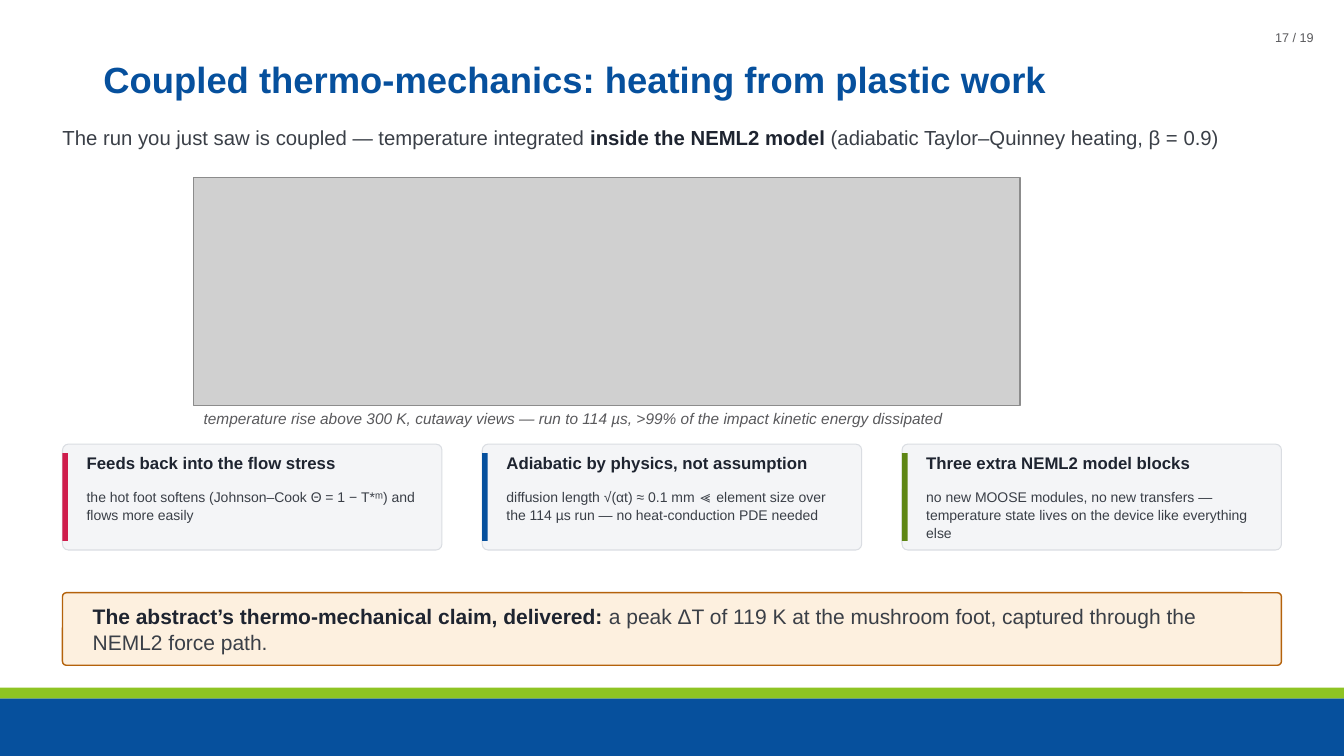
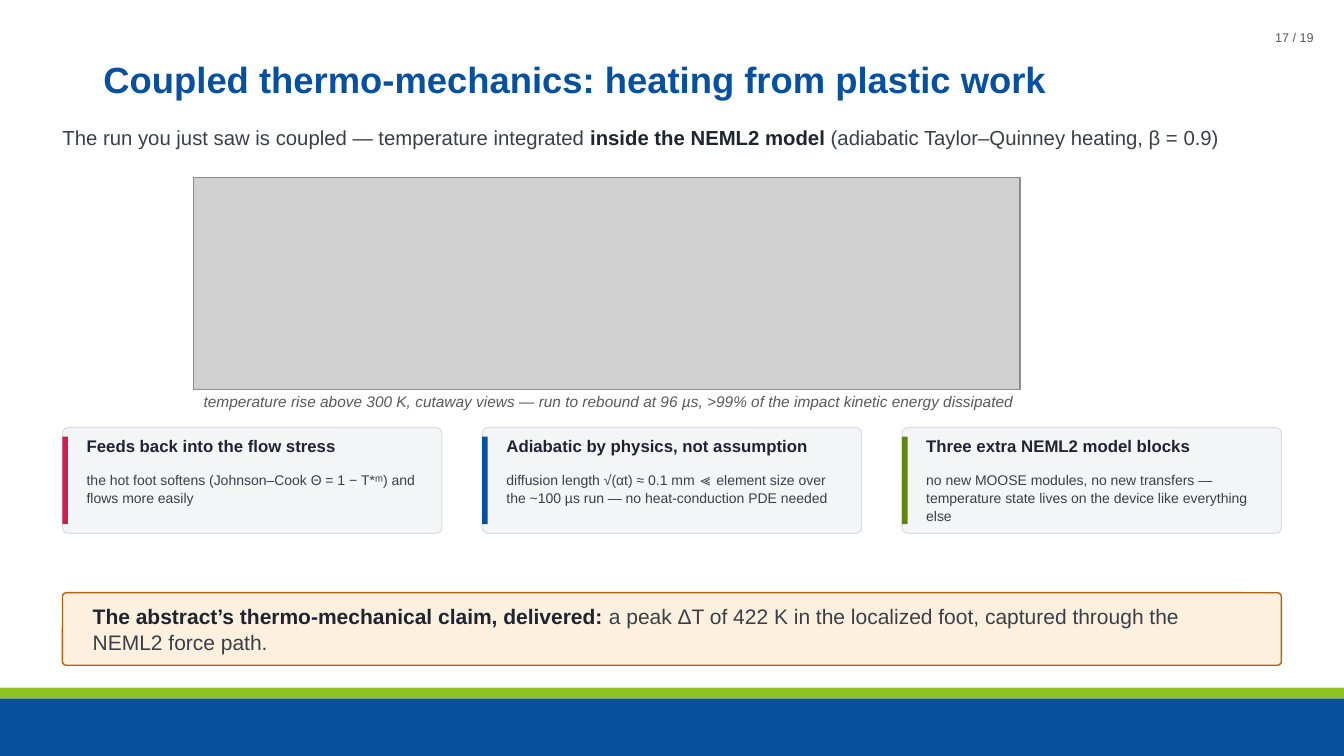
Before and after one commit to maxnezdyur/marlin, a slide deck: slide 17 of examples/impact/slide_assets/WCCM_NEML2_explicit_dynamics_v2.pptx. Drawn at 1344x756 pixels with LibreOffice and Linux fonts; fonts in the diff are those of the drawing; grey boxes stand for pictures; background and template pictures are left out. Boxes give left, top, right and bottom in pixels: in the first picture for what was removed or moved away, otherwise in the second. Text is boxed around its words. In the diff, an @@ line names an element or a change of style, - is before the commit and + after.

Commit message:
slides: rerun 3-D Taylor demos on the production stack
New 3d_slug_thermal_mult_ri.i: calibrated multiplicative thermal JC
(campaign_r1_nofric posterior median), reduced integration + HEX8 hourglass,
frictionless boundary-restricted nodal contact. Full-hard and annealed
(ipe -> 0) tempers rerun to rebound; slides 16-17 updated with the new
figures and measured numbers (39/43% shortening, peak dT 422 K, 9.6k steps).

```diff
--- a/examples/impact/slide_assets/WCCM_NEML2_explicit_dynamics_v2.pptx
+++ b/examples/impact/slide_assets/WCCM_NEML2_explicit_dynamics_v2.pptx
@@ picture: place and size @@
-picture at (194,177,1020,406)
+picture at (194,177,1020,389)
@@ text at (204,396,1012,410): text changed @@
-temperature rise above 300 K, cutaway views — run to 114 µs, >99% of the impact kinetic energy dissipated
+temperature rise above 300 K, cutaway views — run to rebound at 96 µs, >99% of the impact kinetic energy dissipated
@@ 5 texts, 3 rectangles: place and size @@
-5 texts, 3 rectangles at (63,454,1247,541)
+5 texts, 3 rectangles at (63,437,1247,524)
@@ 3 rounded rectangles: place and size @@
-3 rounded rectangles at (63,445,1281,551)
+3 rounded rectangles at (63,427,1281,533)
@@ text at (506,474,828,506): text changed @@
-diffusion length √(αt) ≈ 0.1 mm ≪ element size over the 114 µs run — no heat-conduction PDE needed
+diffusion length √(αt) ≈ 0.1 mm ≪ element size over the ~100 µs run — no heat-conduction PDE needed
@@ text at (93,608,1178,654): text changed @@
-The abstract’s thermo-mechanical claim, delivered: a peak ΔT of 119 K at the mushroom foot, captured through the NEML2 force path.
+The abstract’s thermo-mechanical claim, delivered: a peak ΔT of 422 K in the localized foot, captured through the NEML2 force path.
```
Also in this commit, not shown: 1 other slide changed, 5 other files.
